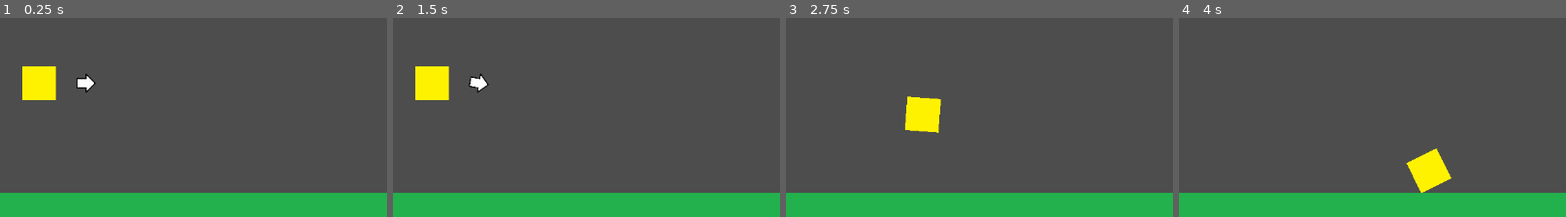
Above: before the commit, frames 1-4 (left to right).
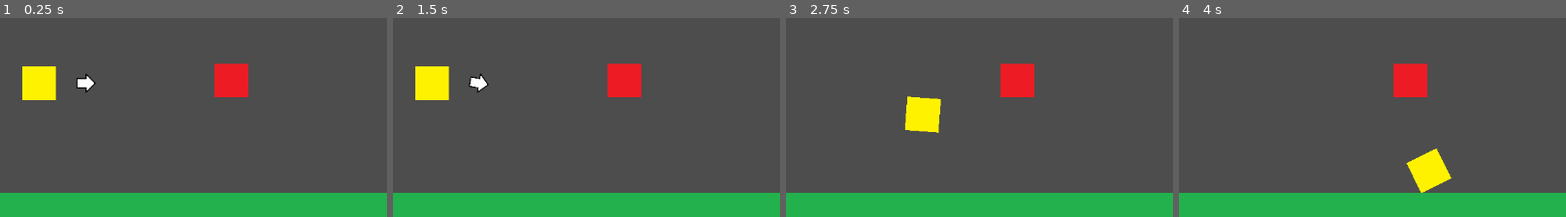
Above: after the commit, the same moments.

Repository: bsu-cs315/E1.1-Hovell
Game: Godot game, scene res://level.tscn
Two runs of this game, one before a commit and one after it. Both use one fixed random seed, a clock stepped at 60 frames per second and the inputs below.
Inputs:
- Up to frame 1 (0.25 s): no input
- Up to frame 2 (1.5 s): tap Enter at 0.5 s; tap E (addStrength) at 0.6 s; tap Space at 1.25 s; tap S (addY) at 1.35 s
- Up to frame 3 (2.75 s): tap Enter at 2 s; tap D (launch) at 2.1 s
- Up to frame 4 (4 s): tap Q (subtractStrength) at 2.85 s; tap W (subtractY) at 3.6 s
The pictures show only the part of the screen within x 0-50%, y 21-71%; the shares and areas given below are measured in that part.

The runs differ from the first frame. In frame 1, 1.5% of the frame differs, in the area x 55-65%, y 22-40%; in frame 2, 1.5%; in frame 3, 1.5%; in frame 4, 1.5%.

Commit message:
Add obstacle that disappears when hit

Diff:
--- /dev/null
+++ b/level.gd
@@ -0,0 +1,11 @@
+extends Node2D
+
+
+# Called when the node enters the scene tree for the first time.
+func _ready() -> void:
+	pass # Replace with function body.
+
+
+# Called every frame. 'delta' is the elapsed time since the previous frame.
+func _process(delta: float) -> void:
+	pass
--- a/level.tscn
+++ b/level.tscn
@@ -1,9 +1,11 @@
-[gd_scene load_steps=7 format=4 uid="uid://brgqp0oww0bp3"]
+[gd_scene load_steps=9 format=4 uid="uid://brgqp0oww0bp3"]
 
+[ext_resource type="Script" path="res://level.gd" id="1_3a1ja"]
 [ext_resource type="PackedScene" uid="uid://b1i0kthdkt1vn" path="res://shooter.tscn" id="1_8liep"]
 [ext_resource type="Texture2D" uid="uid://g5te2ra2eisv" path="res://floor.png" id="2_mkscy"]
 [ext_resource type="Texture2D" uid="uid://2kk7416mees2" path="res://arrow.png" id="3_gatks"]
 [ext_resource type="PackedScene" uid="uid://bna0kb2xta5wl" path="res://hud.tscn" id="4_3owsy"]
+[ext_resource type="PackedScene" uid="uid://dg2migv8m5u0y" path="res://obstacle.tscn" id="5_52lv3"]
 
 [sub_resource type="TileSetAtlasSource" id="TileSetAtlasSource_j5bgc"]
 resource_name = "Floor"
@@ -18,6 +20,7 @@
 sources/0 = SubResource("TileSetAtlasSource_j5bgc")
 
 [node name="Level" type="Node2D"]
+script = ExtResource("1_3a1ja")
 
 [node name="Shooter" parent="." instance=ExtResource("1_8liep")]
 position = Vector2(58, 236)
@@ -33,3 +36,6 @@
 texture = ExtResource("3_gatks")
 
 [node name="HUD" parent="." instance=ExtResource("4_3owsy")]
+
+[node name="Obstacle" parent="." instance=ExtResource("5_52lv3")]
+position = Vector2(344, 232)
--- /dev/null
+++ b/obstacle.gd
@@ -0,0 +1,5 @@
+extends RigidBody2D
+
+
+func _on_body_entered(body: Node) -> void:
+	$".".queue_free()
--- /dev/null
+++ b/obstacle.tscn
@@ -0,0 +1,24 @@
+[gd_scene load_steps=4 format=3 uid="uid://dg2migv8m5u0y"]
+
+[ext_resource type="Texture2D" uid="uid://dsxo1rkvmklah" path="res://obstacle.png" id="1_d5axa"]
+[ext_resource type="Script" path="res://obstacle.gd" id="1_rulwq"]
+
+[sub_resource type="RectangleShape2D" id="RectangleShape2D_ieg64"]
+size = Vector2(100, 99)
+
+[node name="Obstacle" type="RigidBody2D"]
+gravity_scale = 0.0
+contact_monitor = true
+max_contacts_reported = 1
+script = ExtResource("1_rulwq")
+
+[node name="CollisionShape2D" type="CollisionShape2D" parent="."]
+position = Vector2(0, -1.5)
+scale = Vector2(0.5, 0.5)
+shape = SubResource("RectangleShape2D_ieg64")
+
+[node name="Sprite2D" type="Sprite2D" parent="."]
+scale = Vector2(0.5, 0.5)
+texture = ExtResource("1_d5axa")
+
+[connection signal="body_entered" from="." to="." method="_on_body_entered"]
--- a/shooter.tscn
+++ b/shooter.tscn
@@ -9,6 +9,7 @@
 [node name="Shooter" type="RigidBody2D"]
 mass = 0.2
 gravity_scale = 0.1
+max_contacts_reported = 100
 script = ExtResource("1_dcmwa")
 
 [node name="CollisionShape2D" type="CollisionShape2D" parent="."]
